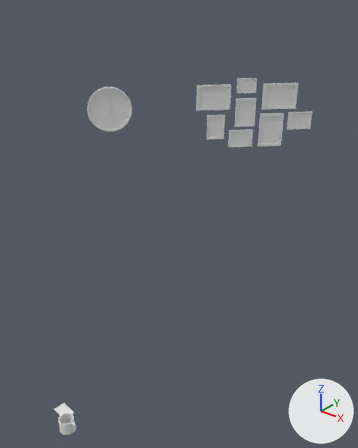
What one commit did to the glTF model public/models/Room-3-4.glb.
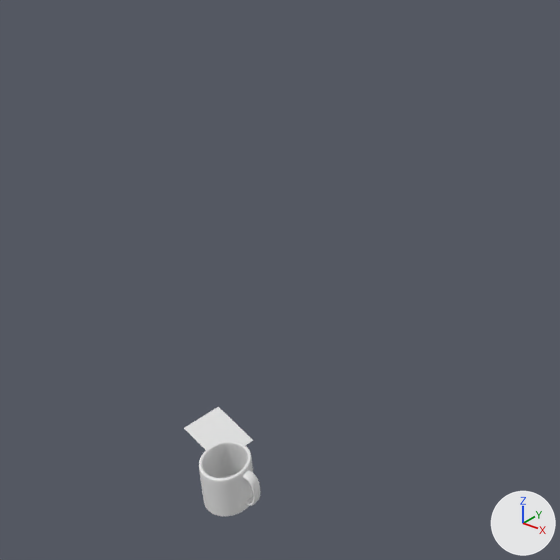
The first picture shows the older version from a 50 mm camera at (2.83, -4.88, 5.11) aimed at (-1.46, 0.48, 1.79). The close-ups show both versions on the part from 0% to 46% of the width and 63% to 100% of the height of that picture; other places that the commit changed are outside them. The axes (+X, +Y, +Z) are drawn at lower right. The lights are the same throughout. Where no turn or scale is listed for an object, it has been applied to the vertices. Vertices at the same position are counted once.

Objects in the first close-up: 'Plane.040', 'schrodinger'.
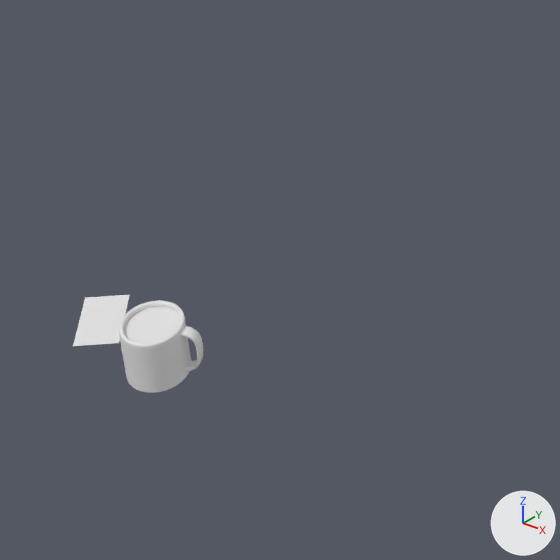
Where the newer file only moved an object's origin or applied its transform, the numbers keep the older frame.

The change in detail:
me_plane_093 has 8 vertices, 12 faces and spans x -0.101..0.101, y -0.072..0.072, z 0.0.
me_plane_093 is used by ob_plane_040; location (-0.467, -2.664, 1.132).
me_plane_093 part 1: the whole mesh is turned -39.1 degrees about the z axis through its middle and scaled by 0.98, then moved by (0.017, -0.327, 0.701).
me_circle_003 has 5562 vertices, 11072 faces and spans x -0.078..0.109, y -0.07..0.079, z -0.128..0.019.
me_circle_003 is used by ob_schrodinger; location (-0.264, -2.792, 1.246).
me_circle_003 part 2: the whole mesh is turned 20.7 degrees about the z axis through its middle and scaled by 1.12, then moved by (0.078, -0.207, 0.711).
Mesh me_circle_005 is new.
It has 128 vertices, 126 faces and spans x -0.0711..0.0711, y -0.0711..0.0711, z 0.0.
Object 'coffe-smoke' (ob_coffe_smoke) is new; it shows me_circle_005.
Its location is (-0.191, -3.002, 1.972).

What differs and where, as boxes [x1, y1, x2, y2] in the close-ups (560 x 560 px):
'schrodinger', mesh turned: before [199, 440, 261, 516]; after [119, 300, 204, 393]
'Plane.040', mesh turned: before [184, 407, 253, 450]; after [73, 295, 130, 346]
'coffe-smoke', added: after [124, 307, 180, 343]
